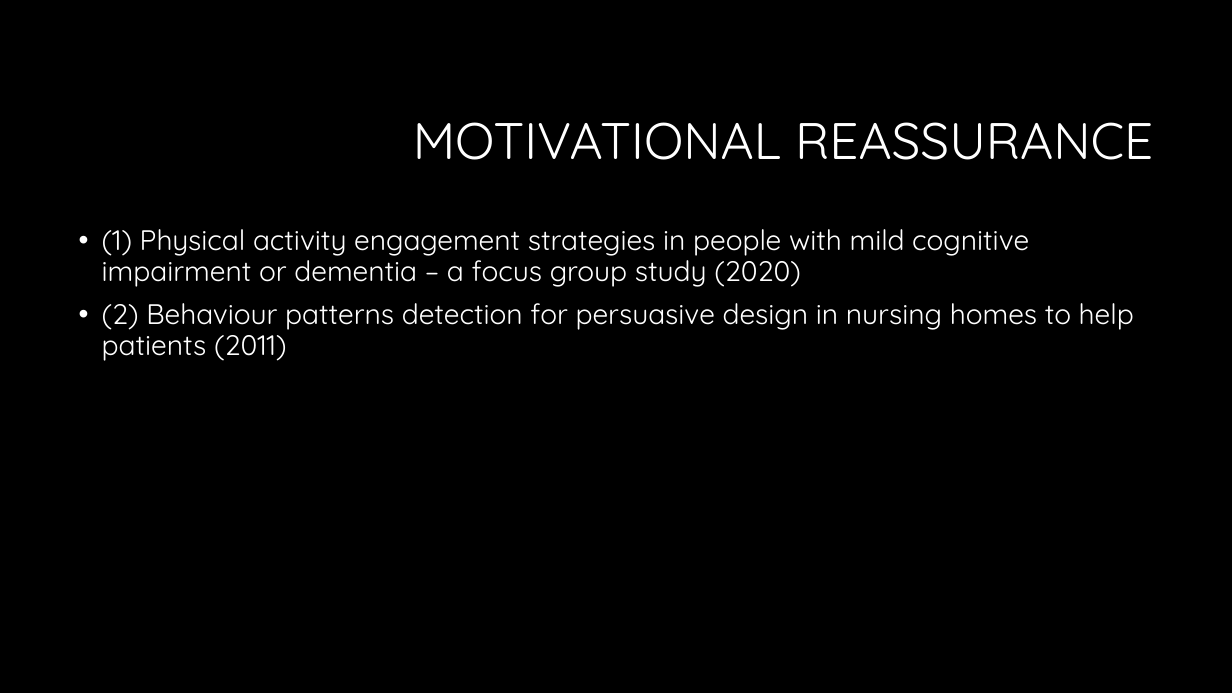
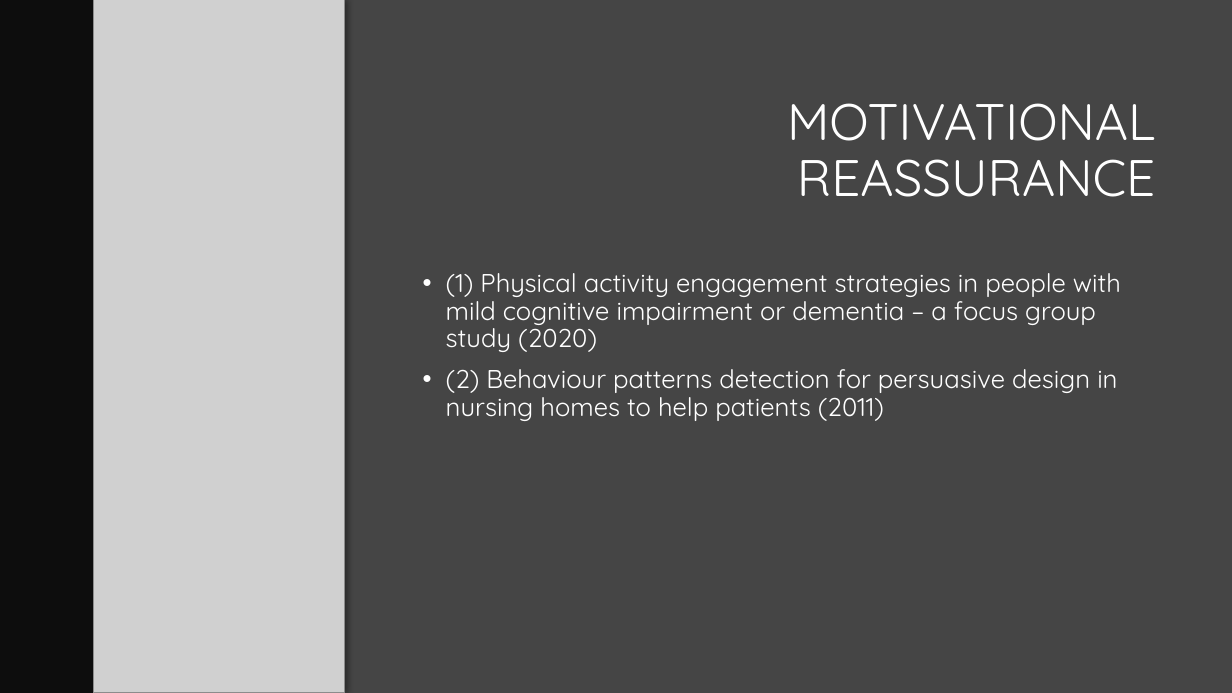
Before and after one commit to LoftieFourie/Honours_Project, a slide deck: slide 13 of Review of studies to motivate implementation and design.pptx. Drawn at 1232x693 pixels with LibreOffice and Linux fonts; fonts in the diff are those of the drawing; grey boxes stand for pictures; background and template pictures are left out. Boxes give left, top, right and bottom in pixels: in the first picture for what was removed or moved away, otherwise in the second. Text is boxed around its words. In the diff, an @@ line names an element or a change of style, - is before the commit and + after.

```diff
--- a/Review of studies to motivate implementation and design.pptx
+++ b/Review of studies to motivate implementation and design.pptx
@@ background #000000 to #454545 @@
@@ rectangle added at (0, 0, 345, 693), fill #0D0D0D @@
@@ picture added at (93, 0, 345, 693) @@
@@ title "MOTIVATIONAL REASSURANCE" rewrapped from (413, 122, 1153, 160) to (787, 103, 1155, 197) @@
@@ text "(1) Physical activity engagement strategies ...": place and size @@
-text "(1) Physical activity engagement strategies ..." at (102, 229, 1134, 361)
+text "(1) Physical activity engagement strategies ..." at (446, 273, 1121, 421)
@@ text "(1) Physical activity engagement strategies ..." at (446, 273, 1121, 421): size 22 to 20 pt @@
```
Also in this commit, not shown: 8 other slides changed, 3 slides added.
